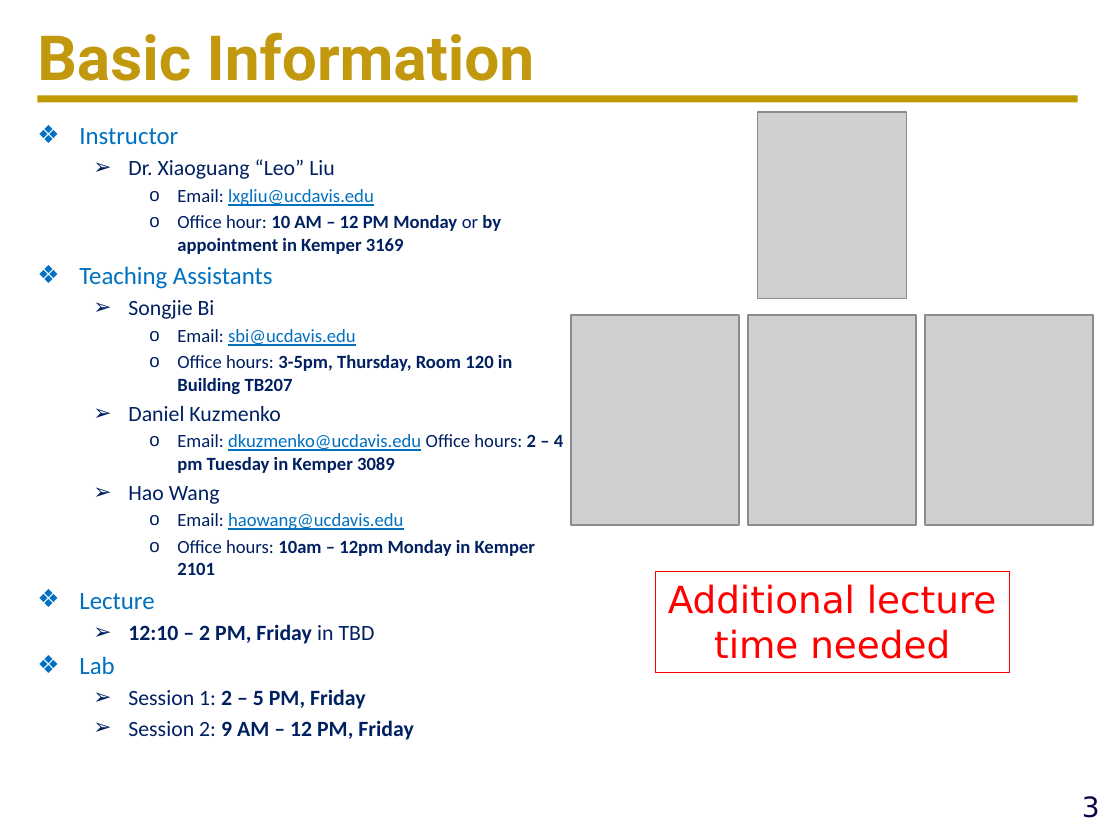
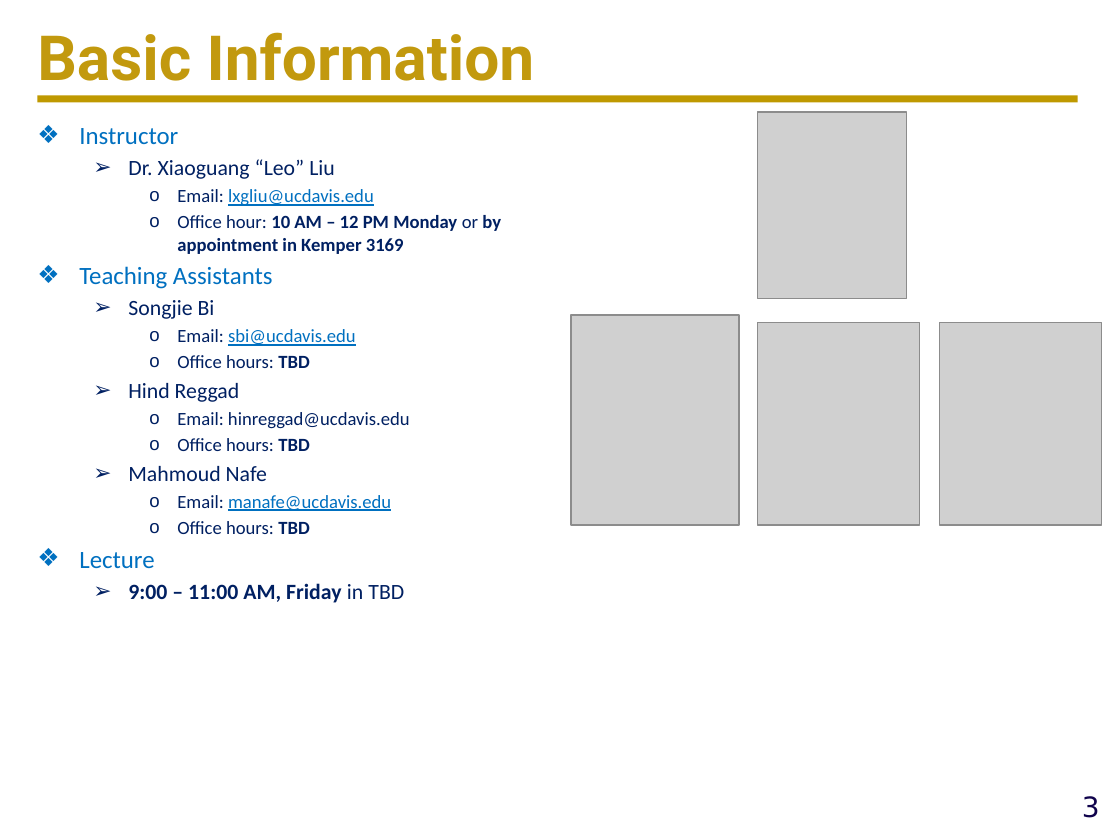
Before and after one commit to ucdart/UCD-EEC134, a slide deck: slide 3 of lectures/lec0/Lec0-CourseMechanisms.pptx. Drawn at 1120x840 pixels with LibreOffice and Linux fonts; fonts in the diff are those of the drawing; grey boxes stand for pictures; background and template pictures are left out. Boxes give left, top, right and bottom in pixels: in the first picture for what was removed or moved away, otherwise in the second. Text is boxed around its words. In the diff, an @@ line names an element or a change of style, - is before the commit and + after.

```diff
--- a/lectures/lec0/Lec0-CourseMechanisms.pptx
+++ b/lectures/lec0/Lec0-CourseMechanisms.pptx
@@ picture resized from (x1=748, y1=315, x2=916, y2=525) to (x1=757, y1=323, x2=920, y2=525) @@
@@ picture resized from (x1=925, y1=315, x2=1093, y2=525) to (x1=940, y1=323, x2=1102, y2=525) @@
@@ text at (x1=128, y1=355, x2=410, y2=534): text changed @@
-    o Office hours: 3-5pm, Thursday, Room 120 in Building TB207
-  ➢ Daniel Kuzmenko
-    o Email: dkuzmenko@ucdavis.edu Office hours: 2 – 4 pm Tuesday in Kemper 3089
-  ➢ Hao Wang
-    o Email: haowang@ucdavis.edu
-    o Office hours: 10am – 12pm Monday in Kemper 2101
+    o Office hours: TBD
+  ➢ Hind Reggad
+    o Email: hinreggad@ucdavis.edu
+    o Office hours: TBD
+  ➢ Mahmoud Nafe
+    o Email: manafe@ucdavis.edu
+    o Office hours: TBD
@@ text at (x1=128, y1=583, x2=404, y2=603): text changed @@
-  ➢ 12:10 – 2 PM, Friday in TBD
-❖ Lab
-  ➢ Session 1: 2 – 5 PM, Friday
-  ➢ Session 2: 9 AM – 12 PM, Friday
+  ➢ 9:00 – 11:00 AM, Friday in TBD
@@ rectangle removed at (x1=655, y1=571, x2=1009, y2=673) @@
-Additional lecture time needed
```
Also in this commit, not shown: 4 other files.
